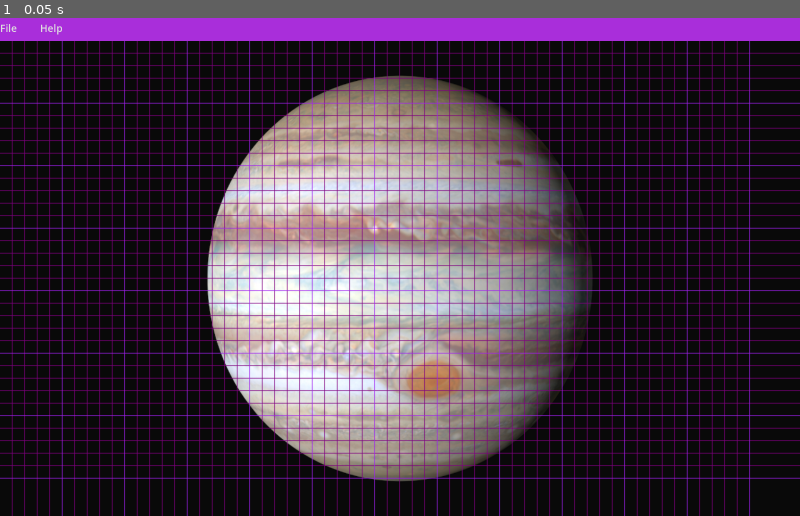
Above: before the commit, frame 1.
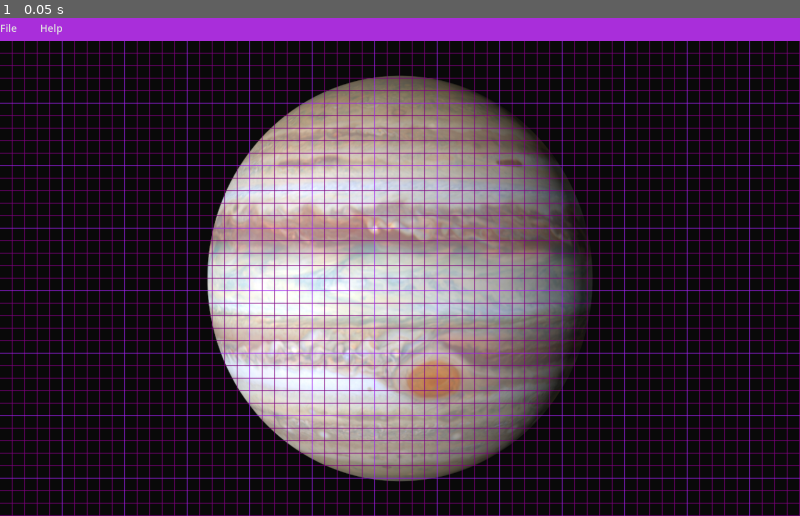
Above: after the commit, the same moment.

Repository: gazinaft/godot-bt-plugin
Game: Godot game, scene res://graph_canvas.tscn
The game is run twice, just before and just after one commit, with the same random seed, the same clock (stepped at 60 frames per second) and the same inputs.
Inputs:
- Up to frame 1 (0.05 s): no input

The runs differ from the first frame. In frame 1, 1.1% of the frame differs, in the area x 0-100%, y 4-100%.

Commit message:
graph and camera improvements

Diff:
--- a/camera_2d.gd
+++ b/camera_2d.gd
@@ -15,6 +15,8 @@
 
 
 func _input_magnify_gesture(event: InputEventMagnifyGesture):
+	var mouse_pos = get_viewport().get_mouse_position()
+	offset += (mouse_pos-offset)*abs(1-event.factor)
 	zoom *= event.factor
 	_clamp_camera()
 	zoom_changed.emit(zoom.x, min_zoom, max_zoom)
--- a/grid.gd
+++ b/grid.gd
@@ -11,20 +11,20 @@
 	print(grid_steps)
 
 func _draw():
-	for x in range(get_viewport().size.x / grid_steps[curr_grid_size][0]):
+	for x in range(get_viewport().size.x / grid_steps[curr_grid_size][0]+1):
 		var grid_step = grid_steps[curr_grid_size][0]
 		for xx in range(1, 5):
 			var small_grid_step = grid_steps[curr_grid_size][1]
 			draw_line(Vector2(x*grid_step+small_grid_step*xx, 0), Vector2(x*grid_step+small_grid_step*xx, get_viewport().size.y), Color.WEB_PURPLE, -1)
-	for y in range(get_viewport().size.y / grid_steps[curr_grid_size][0]):
+	for y in range(get_viewport().size.y / grid_steps[curr_grid_size][0]+1):
 		var grid_step = grid_steps[curr_grid_size][0]
 		for yy in range(1, 5):
 			var small_grid_step = grid_steps[curr_grid_size][1]
 			draw_line(Vector2(0, y*grid_step+small_grid_step*yy), Vector2(get_viewport().size.x, y*grid_step+small_grid_step*yy), Color.WEB_PURPLE, -1)
-	for x in range(1, get_viewport().size.x / grid_steps[curr_grid_size][0]+1):
+	for x in range(1, get_viewport().size.x / grid_steps[curr_grid_size][0]+2):
 		var grid_step = grid_steps[curr_grid_size][0]
 		draw_line(Vector2(x*grid_step, 0), Vector2(x*grid_step, get_viewport().size.y), Color.PURPLE, -2)
-	for y in range(1, get_viewport().size.y / grid_steps[curr_grid_size][0]+1):
+	for y in range(1, get_viewport().size.y / grid_steps[curr_grid_size][0]+2):
 		var grid_step = grid_steps[curr_grid_size][0]
 		draw_line(Vector2(0, y*grid_step), Vector2(get_viewport().size.x, y*grid_step), Color.PURPLE, -2)
 
